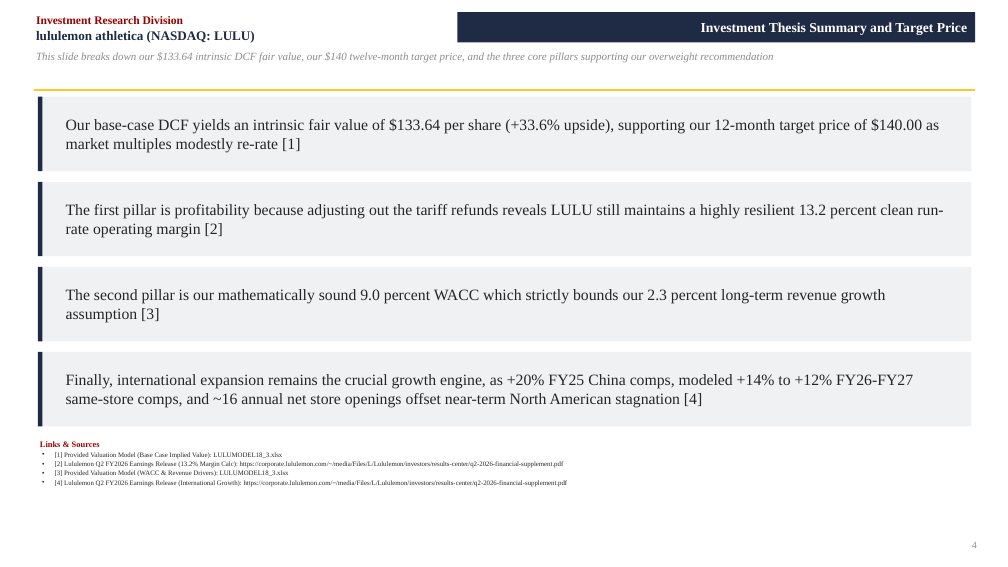
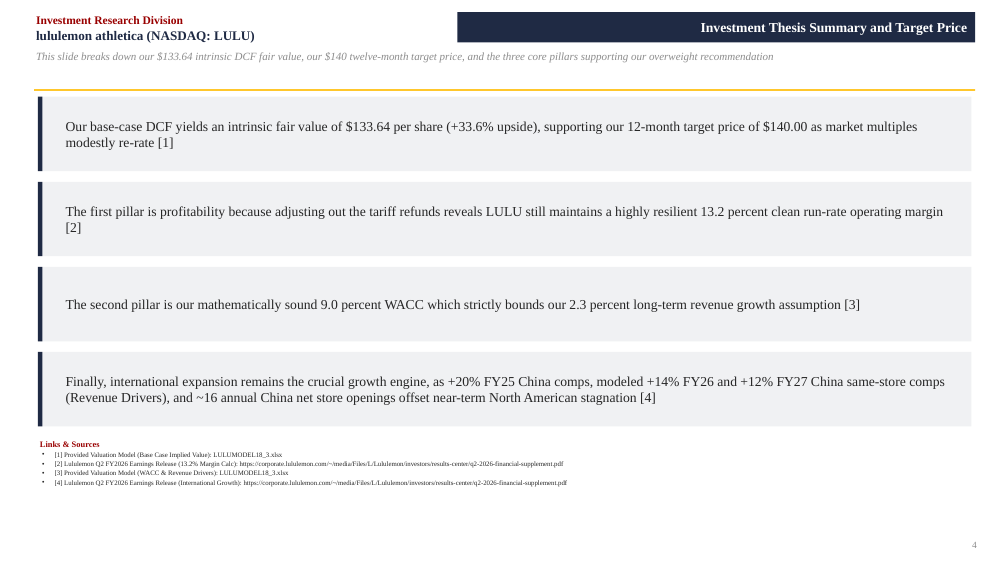
Before and after one commit to vengeanceaiUSC/RM, a slide deck: slide 4 of LULU/LULU_Investment_Pitch_Deck.pptx. Drawn at 1008x567 pixels with LibreOffice and Linux fonts; fonts in the diff are those of the drawing. Boxes give left, top, right and bottom in pixels: in the first picture for what was removed or moved away, otherwise in the second. Text is boxed around its words. In the diff, an @@ line names an element or a change of style, - is before the commit and + after.

```diff
--- a/LULU/LULU_Investment_Pitch_Deck.pptx
+++ b/LULU/LULU_Investment_Pitch_Deck.pptx
@@ size 15 to 13 pt in 3 elements at box(66, 121, 918, 150), box(66, 206, 943, 234), box(66, 299, 860, 312) @@
@@ text at box(66, 376, 945, 405): text changed; size 15 to 13 pt @@
-Finally, international expansion remains the crucial growth engine, as +20% FY25 China comps, modeled +14% to +12% FY26-FY27 same-store comps, and ~16 annual net store openings offset near-term North American stagnation [4]
+Finally, international expansion remains the crucial growth engine, as +20% FY25 China comps, modeled +14% FY26 and +12% FY27 China same-store comps (Revenue Drivers), and ~16 annual China net store openings offset near-term North American stagnation [4]
```
Also in this commit, not shown: 3 other files.
